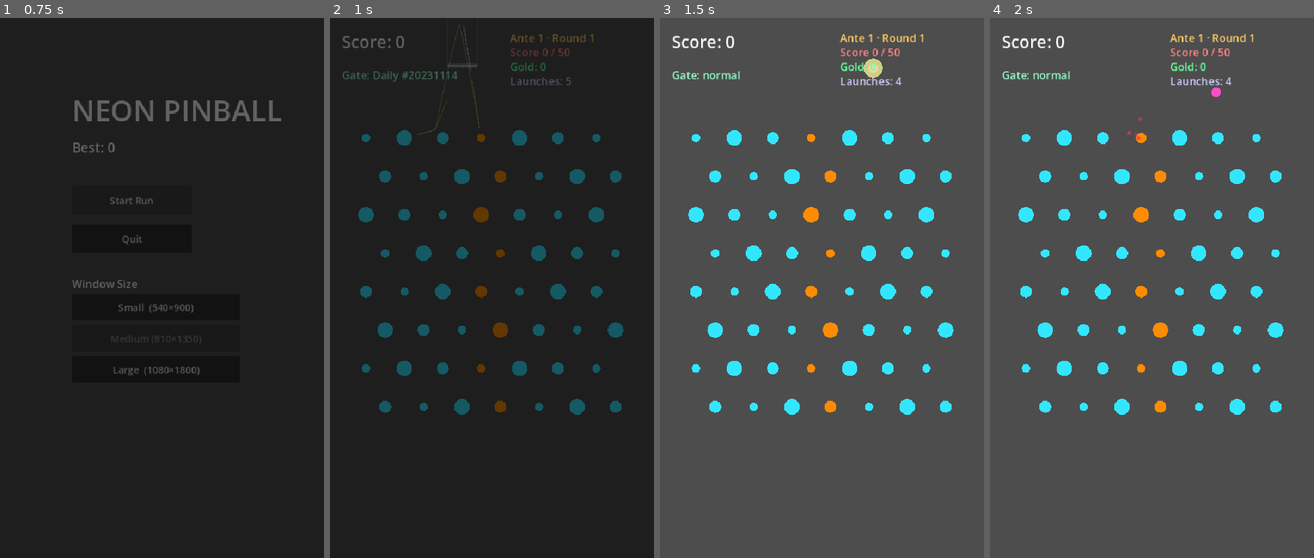
Above: before the commit, frames 1-4 (left to right).
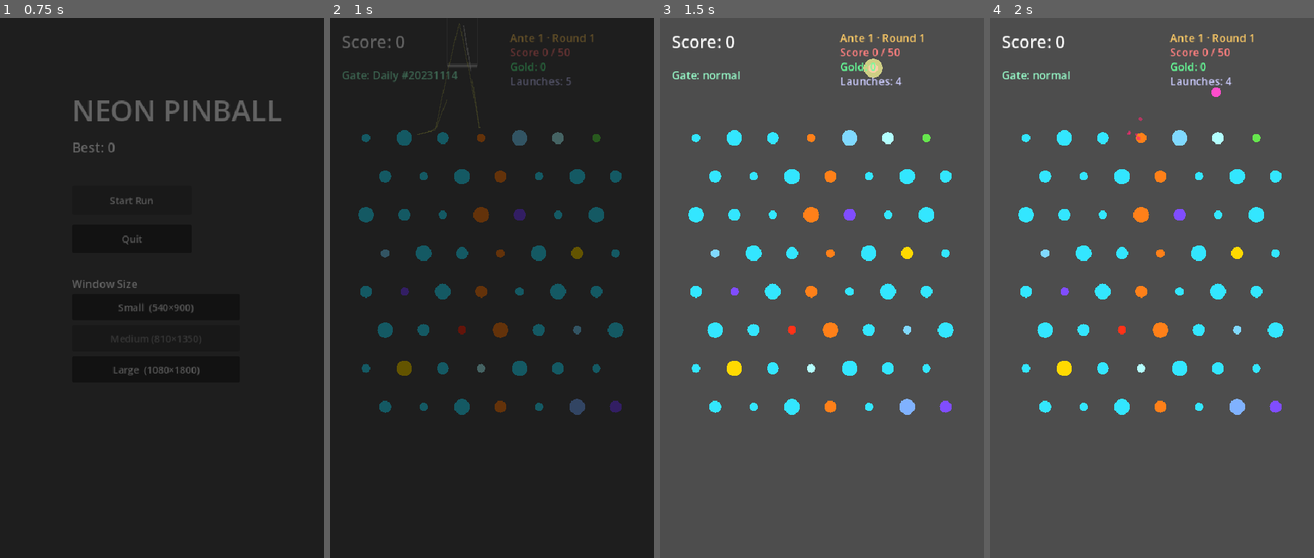
Above: after the commit, the same moments.

Repository: GencyZ/NeonPinball
Game: Godot game, scene res://scenes/main_menu.tscn
Same seed, same stepped clock (60 frames per second), same inputs: the game is played once before the commit and once after it.
Inputs (mouse positions are in pixels of both pictures, inside the frame that each line leads up to):
- Up to frame 1 (0.75 s): click "Start Run" at 0.5 s
- Up to frame 2 (1 s): no input
- Up to frame 3 (1.5 s): tap Enter at 1.25 s; move the mouse to (893, 261) at 1.27 s; hold Shift from 1.28 s (still down); click (893, 261) at 1.42 s
- Up to frame 4 (2 s): keep holding Shift; tap Space at 1.52 s

Frame 1 is identical in both runs. In frame 2, 0.8% of the frame differs, in the area x 15-90%, y 20-74%; in frame 3, 1.2%; in frame 4, 1.3%.

Commit message:
feat: layout 8 peg types in honeycomb; glow-color unified

Diff:
--- a/game/view/board_view.gd
+++ b/game/view/board_view.gd
@@ -96,11 +96,26 @@
 			var x := margin + x_off + c * spacing
 			if x < _rect.end.x - margin:
 				var tier := (r + c * 2) % 3
-				var peg_type: PegType = GameDB.peg_types[&"mult"] if (r * 7 + c) % 7 == 3 else GameDB.peg_types[&"normal"]
+				var peg_type: PegType
+				if   (r * 7  + c) % 7  == 3:  peg_type = GameDB.peg_types[&"mult"]
+				elif (r * 11 + c) % 19 == 7:  peg_type = GameDB.peg_types[&"chain"]
+				elif (r * 13 + c) % 31 == 5:  peg_type = GameDB.peg_types[&"bomb"]
+				elif (r * 9  + c) % 23 == 4:  peg_type = GameDB.peg_types[&"freeze"]
+				elif (r * 17 + c) % 47 == 9:  peg_type = GameDB.peg_types[&"jackpot"]
+				elif (r * 19 + c) % 53 == 11: peg_type = GameDB.peg_types[&"life"]
+				elif (r * 23 + c) % 37 == 6:  peg_type = GameDB.peg_types[&"poison"]
+				elif (r * 29 + c) % 41 == 3:  peg_type = GameDB.peg_types[&"magnet"]
+				else:                          peg_type = GameDB.peg_types[&"normal"]
 				list.append({&"id": id, &"pos": Vector2(x, y),
 							&"radius": sizes[tier], &"base_score": scores[tier],
-							&"type": peg_type})
+							&"type": peg_type, &"frozen": false, &"poisoned": false})
 				id += 1
+	# Portal: 固定将第 5、45 号钉配对
+	if list.size() > 45:
+		list[5][&"type"]         = GameDB.peg_types[&"portal"]
+		list[5][&"portal_pair"]  = 45
+		list[45][&"type"]        = GameDB.peg_types[&"portal"]
+		list[45][&"portal_pair"] = 5
 	return list
 
 func _make_sim(pegs: Array) -> BallSimulation:
@@ -413,8 +428,12 @@
 	for peg in _pegs:
 		var pt: PegType = peg.get(&"type")
 		var col := Color(0.2, 0.9, 1.0)
-		if pt != null and pt.behavior == PegType.Behavior.MULT:
-			col = Color(1.0, 0.55, 0.0)
+		if pt != null:
+			col = pt.glow
+		if peg.get(&"frozen", false):
+			col = col.lerp(Color(0.6, 0.9, 1.0), 0.6)
+		if peg.get(&"poisoned", false):
+			col = col.lerp(Color(0.3, 0.8, 0.2), 0.5)
 		var radius: float = peg[&"radius"]
 		var anim_ttl: float = _peg_anims.get(peg[&"id"], 0.0)
 		if anim_ttl > 0.0:
